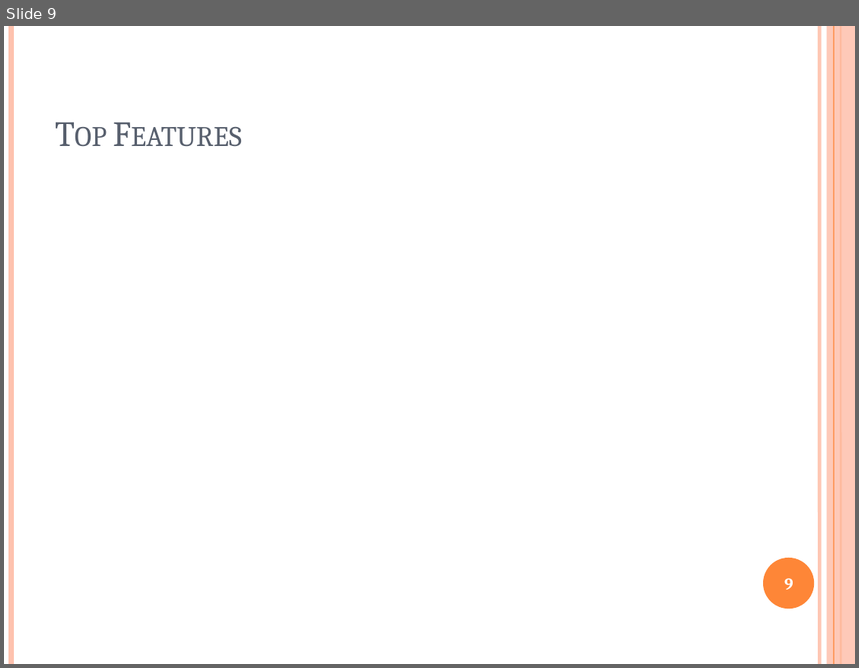
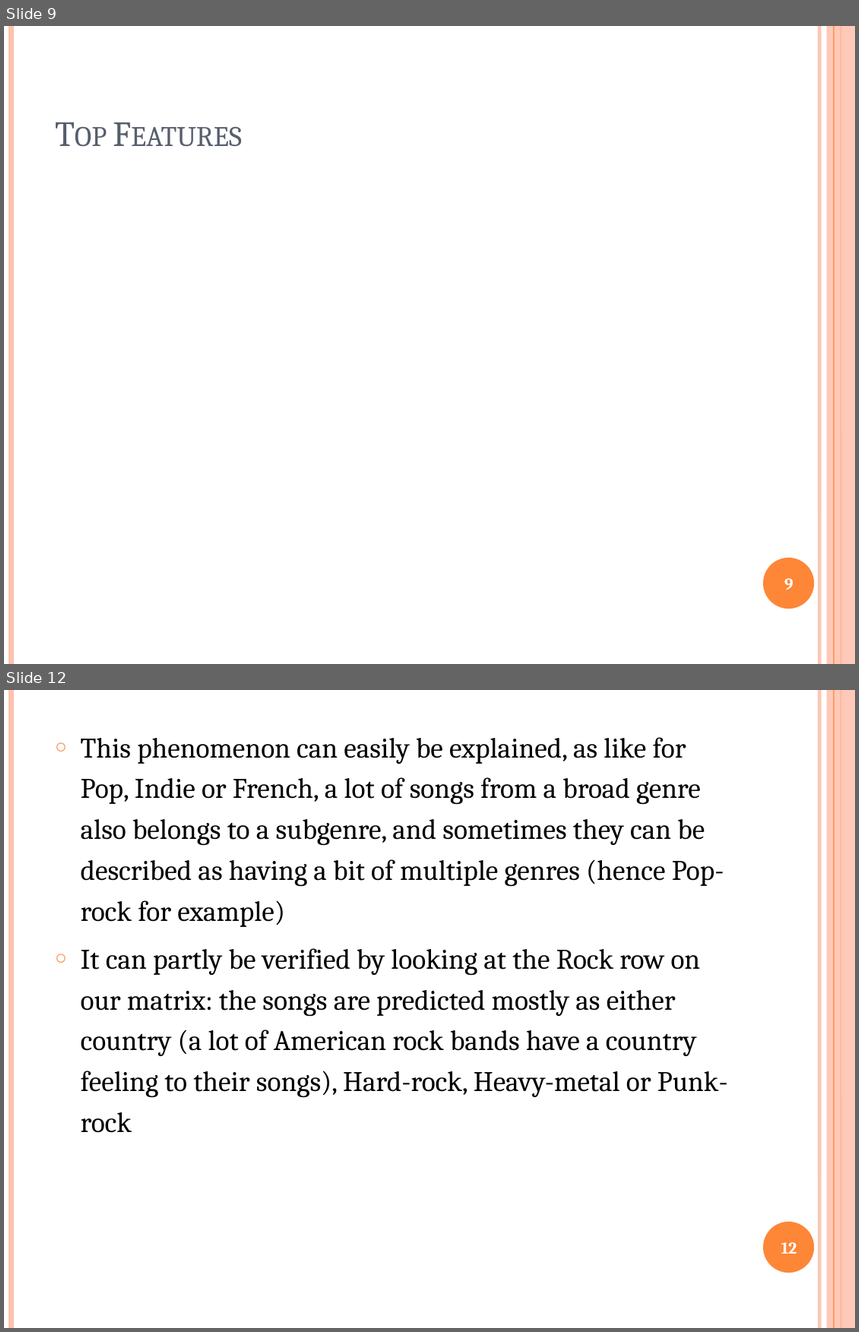
Before and after one commit to AelHenri/Genrify, a slide deck: genrify_presentation.pptx. Shown one above the other, each under a label of ours: slide 9 before the commit, slides 9 and 12 after it; the slides between them are not shown. The pictures are 859x668 and 859x1332 pixels, drawn with LibreOffice and Linux fonts; fonts in the diff are those of the drawing; grey boxes stand for pictures. Boxes give left, top, right and bottom in pixels: in the first picture for what was removed or moved away, otherwise in the second. Text is boxed around its words. In the diff, an @@ line names an element or a change of style, - is before the commit and + after.

```diff
--- a/genrify_presentation.pptx
+++ b/genrify_presentation.pptx
@@ slide 12 added at box(4, 690, 855, 1328), background #FFFFFF; not listed: 6 template elements that a slide beside it also shows @@
@@ text added at box(81, 737, 728, 1133), 24 pt, text #000000 @@
+○ This phenomenon can easily be explained, as like for Pop, Indie or French, a lot of songs from a broad genre also belongs to a subgenre, and sometimes they can be described as having a bit of multiple genres (hence Pop-rock for example)
+○ It can partly be verified by looking at the Rock row on our matrix: the songs are predicted mostly as either country (a lot of American rock bands have a country feeling to their songs), Hard-rock, Heavy-metal or Punk-rock
@@ page number added at box(781, 1243, 797, 1254), 14 pt, text #FFFFFF, bold @@
+12
```
Also in this commit, not shown: 1 slide changed, 1 other slide added.
